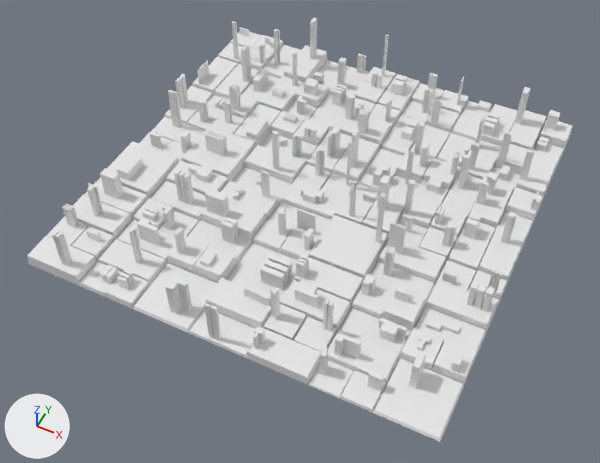
The FBX model Assets/_AddYourArtHere/Models/City.FBX: old version first, new version second.
The view is the same before and after, from a camera (50 mm lens) standing at (9.12, -19.86, 20.42) and looking at (0.67, -2.98, -0.68). Every picture has the same lights, and +X, +Y and +Z are marked at lower left. Materials are left out; every surface is plain grey. Where no turn or scale is listed for an object, it has been applied to the vertices. Vertices at the same position are counted once.
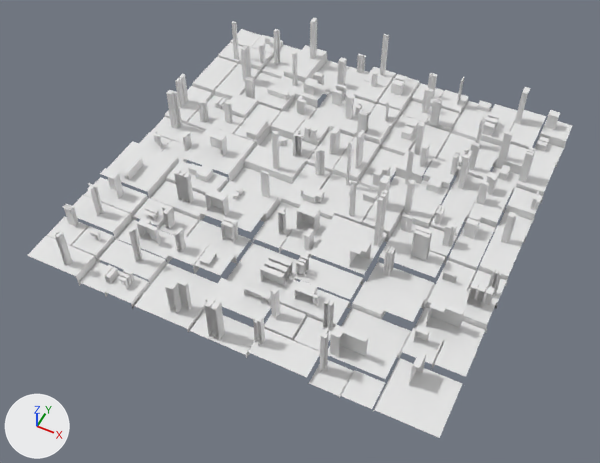
Commit message: city update

Pixel boxes [x1, y1, x2, y2] of what changed, in the pictures (600 x 463 px; the box of a moved part takes in the faces that stretch with it):
'Plane001', reshaped
    before: [27, 18, 573, 442]
    after: [27, 18, 573, 438]
part 1 of me_mesh, rebuilt (39% wider, 26% taller)
    before: [334, 333, 361, 359]
    after: [330, 324, 368, 357]
part 2 of me_mesh, rebuilt (10% wider, 59% taller)
    before: [319, 347, 328, 375]
    after: [319, 328, 329, 373]
part 3 of me_mesh, rebuilt
    before: [519, 151, 534, 181]
    after: [526, 149, 535, 180]
part 4 of me_mesh, rebuilt (9% wider)
    before: [375, 195, 385, 243]
    after: [373, 197, 384, 246]
part 5 of me_mesh, rebuilt
    before: [431, 100, 441, 124]
    after: [434, 99, 442, 122]
part 6 of me_mesh, deleted
    before: [197, 27, 464, 391]
part 7 of me_mesh, moved or reshaped
    before: [27, 35, 573, 442]
    after: [166, 34, 533, 345]

Diff of the bpy script that builds the scene:
```diff
--- a/Assets/_AddYourArtHere/Models/City.FBX.py
+++ b/Assets/_AddYourArtHere/Models/City.FBX.py
@@ me_mesh @@
 # used by ob_plane001; location = (0.56, -1.22, -0.54)
-me_mesh.from_pydata(...)  # 2674 vertices, 3852 faces; spans x -7.1..7.1, y -7.1..7.1, z 0.0..2.62
+me_mesh.from_pydata(...)  # 2390 vertices, 1423 faces; spans x -7.1..7.1, y -7.1..7.1, z 0.0..2.62
+# me_mesh part 1: the loose piece of 12 vertices spanning x 3.33..4.04, y -5.92..-5.65, z 0.22..0.95 is rebuilt with 10 vertices and now spans x 3.21..4.22, y -5.98..-5.6, z 0.17..1.21
+# me_mesh part 2: the loose piece of 12 vertices spanning x 3.19..3.36, y -6.64..-6.34, z 0.06..1.04 is rebuilt with 11 vertices and now spans x 3.19..3.36, y -6.64..-6.34, z 0.02..1.97
+# me_mesh part 3: the loose piece of 8 vertices spanning x 6.12..6.36, y 3.36..3.4, z 0.51..1.8 is rebuilt with 8 vertices and now spans x 6.12..6.36, y 3.38..3.49, z 0.51..1.8
+# me_mesh part 4: the loose piece of 8 vertices spanning x 2.76..2.9, y -1.56..-1.52, z 0.48..2.62 is rebuilt with 8 vertices and now spans x 2.76..2.9, y -1.72..-1.59, z 0.48..2.62
+# me_mesh part 5: the loose piece of 8 vertices spanning x 2.2..2.49, y 5.11..5.12, z 0.24..1.32 is rebuilt with 8 vertices and now spans x 2.2..2.49, y 5.1..5.17, z 0.24..1.32
+# me_mesh part 6: 27 loose pieces with 284 vertices, spanning x -6.98..6.82, y -6.44..6.79, z 0.06..1.82, are deleted
+# me_mesh part 7: 152 vertices removed from x -7.1..7.1, y -7.1..7.1, z 0.0..2.62; 155 vertices added at x -6.49..6.36, y -6.76..6.77, z 0.1..2.62
```
